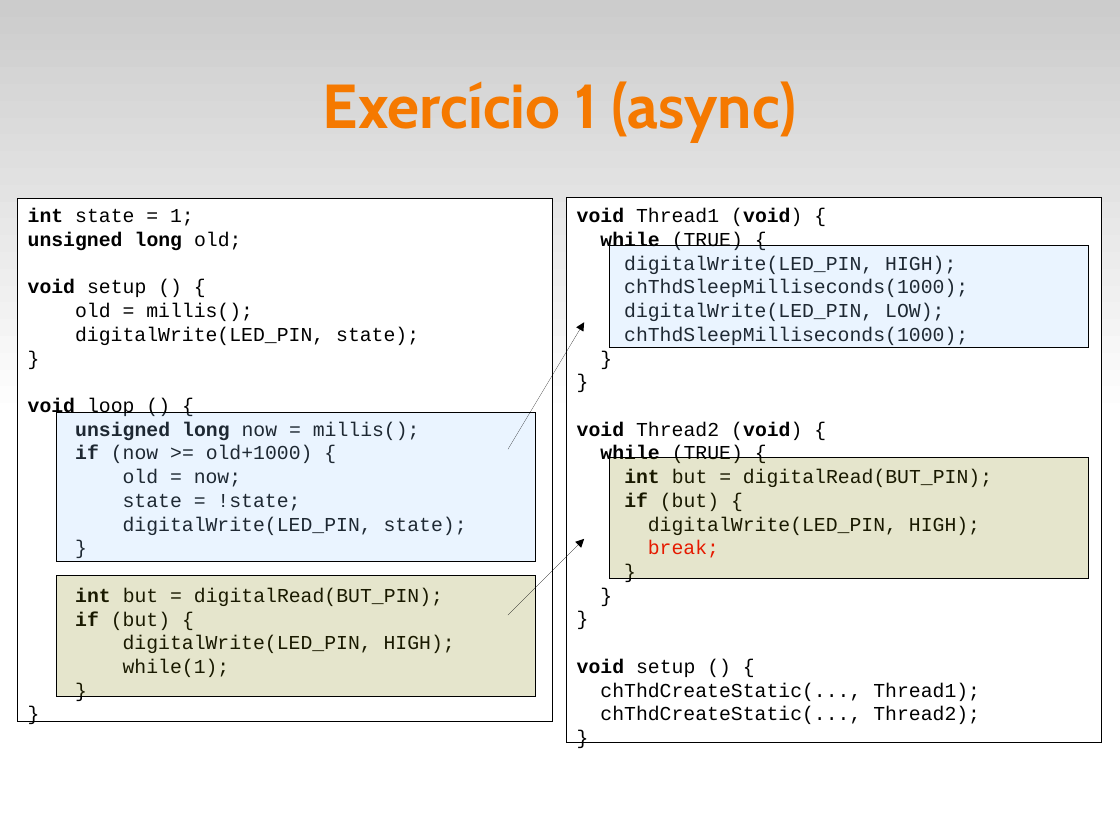
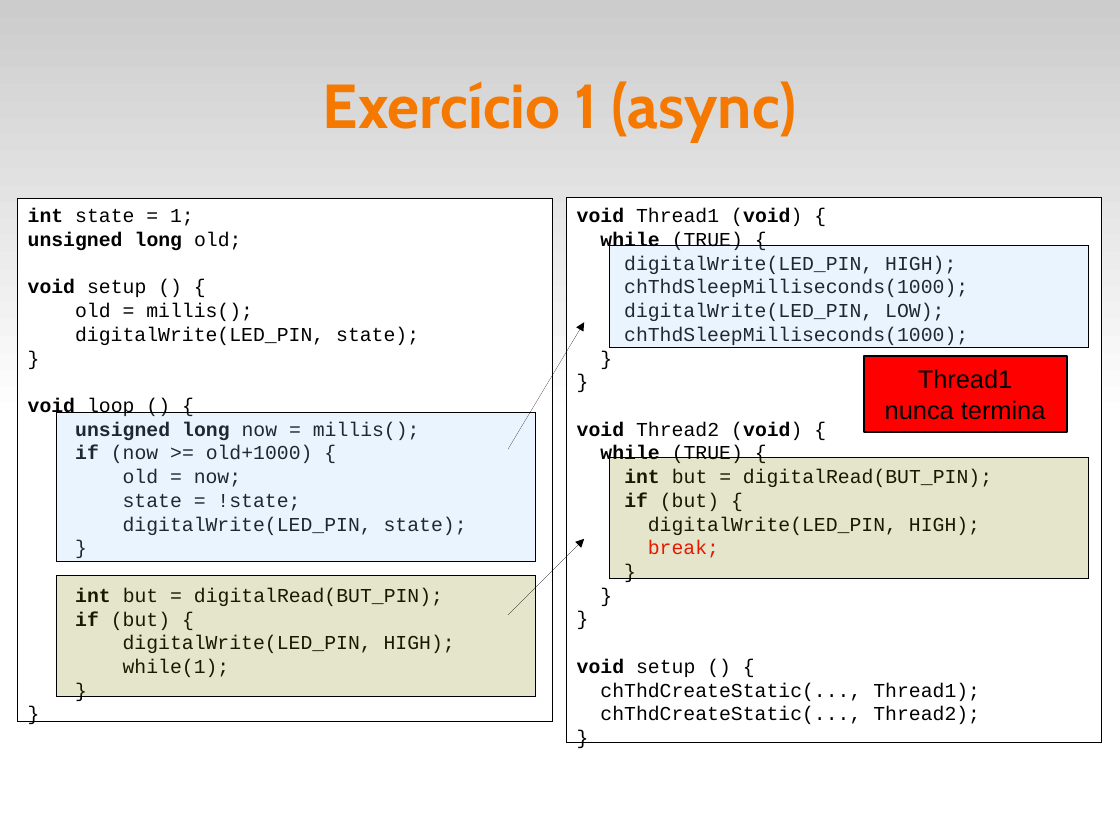
Before and after one commit to fsantanna-uerj/reativos, a slide deck: slide 14 of slides/03_modelos.odp. Drawn at 1120x840 pixels with LibreOffice and Linux fonts; fonts in the diff are those of the drawing. Boxes give left, top, right and bottom in pixels: in the first picture for what was removed or moved away, otherwise in the second. Text is boxed around its words. In the diff, an @@ line names an element or a change of style, - is before the commit and + after.

```diff
--- a/slides/03_modelos.odp
+++ b/slides/03_modelos.odp
@@ rectangle added at [864,356,1067,432], fill #FF0000, outline #000000 1.45 pt, 18 pt, text #000000 @@
+Thread1
+nunca termina
```
Also in this commit, not shown: 7 other slides changed, 1 slide removed, 5 other files.
